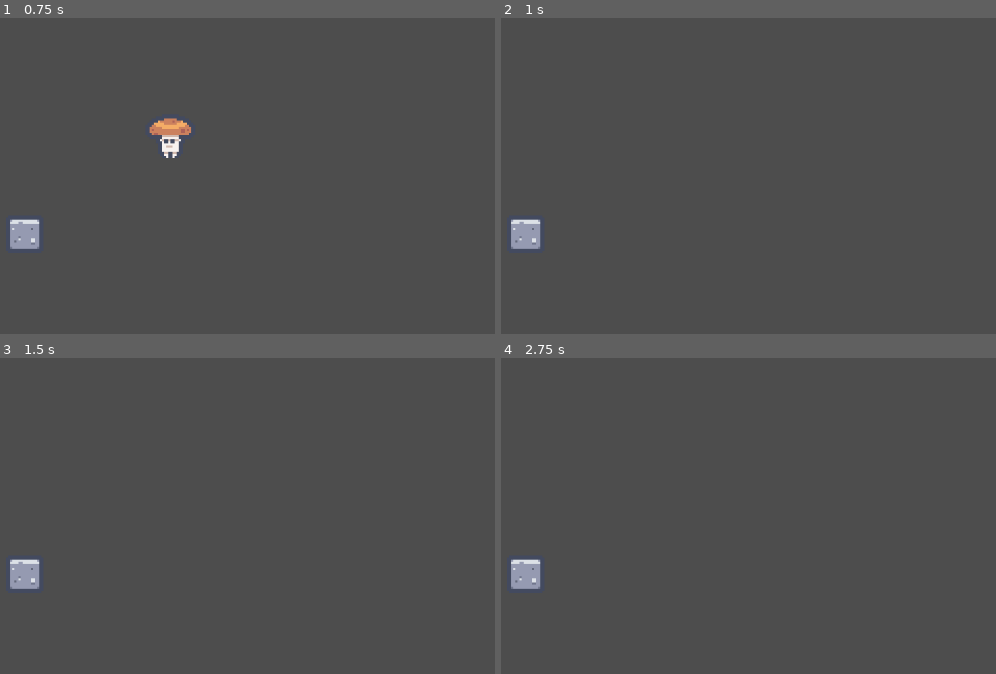
Above: before the commit, frames 1-4 (two rows, left to right).
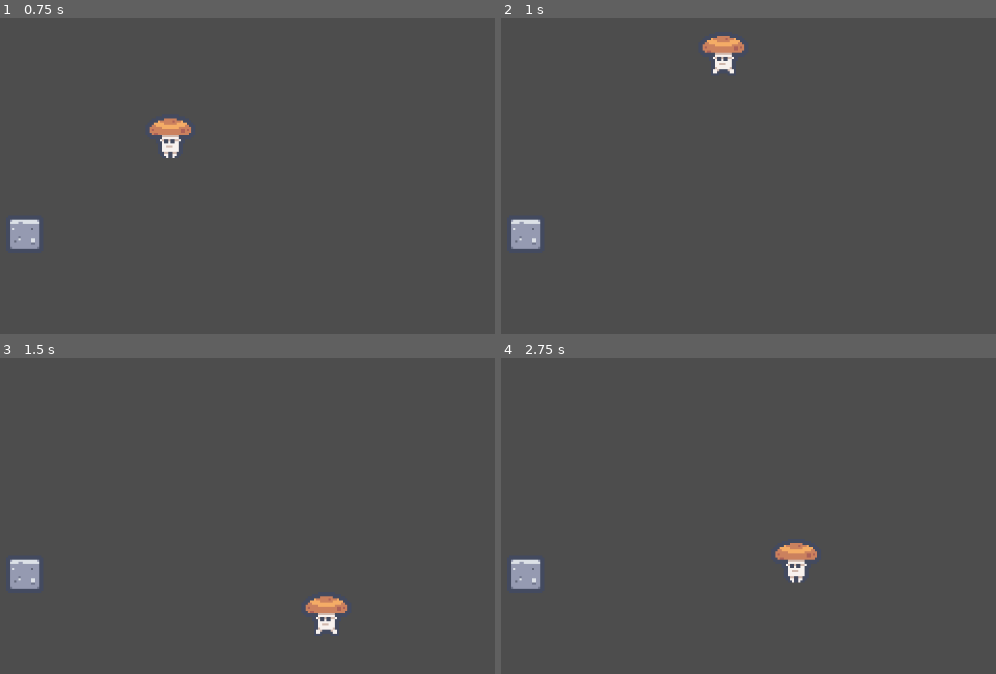
Above: after the commit, the same moments.

Repository: Kerwanc/TrantorIgniation
Game: Godot game, scene res://scenes/game.tscn
Two runs of this game, one before a commit and one after it. Both use one fixed random seed, a clock stepped at 60 frames per second and the inputs below.
Inputs:
- Up to frame 1 (0.75 s): tap Enter (ui_accept) at 0.5, 0.6 s; hold Right (ui_right) from 0.53 s (still down)
- Up to frame 2 (1 s): keep holding Right (ui_right); tap Enter (ui_accept) at 0.77 s
- Up to frame 3 (1.5 s): keep holding Right (ui_right); tap Enter (ui_accept) at 1.07, 1.35 s
- Up to frame 4 (2.75 s): tap Enter (ui_accept) at 1.52, 1.82, 2.1 s; release Right (ui_right) at 2.03 s; hold Left (ui_left) from 2.03 s (still down)

Frame 1 is identical in both runs. In frame 2, 0.6% of the frame differs, in the area x 40-50%, y 5-18%; in frame 3, 0.6%, in the area x 61-71%, y 75-88%; in frame 4, 0.6%.

Commit message:
fix(player double jump): Fixing player double jump

Diff:
--- a/scenes/player.gd
+++ b/scenes/player.gd
@@ -3,16 +3,22 @@
 
 const SPEED = 100.0
 const JUMP_VELOCITY = -400.0
-
+const CURRENT_MAX_JUMP = 2
+var MAX_JUMPS = CURRENT_MAX_JUMP
 
 func _physics_process(delta: float) -> void:
 	# Add the gravity.
 	if not is_on_floor():
 		velocity += get_gravity() * delta
+	# setting the nb of jump to basic
+	if is_on_floor():
+		MAX_JUMPS = CURRENT_MAX_JUMP
 
-	# Handle jump .
-	if Input.is_action_just_pressed("ui_accept") or Input.is_action_just_pressed("ui_up") and is_on_floor():
-		velocity.y = JUMP_VELOCITY
+	# Handle double jump
+	if Input.is_action_just_pressed("ui_accept") or Input.is_action_just_pressed("ui_up"):
+		if MAX_JUMPS > 0:
+			velocity.y = JUMP_VELOCITY
+			MAX_JUMPS -= 1
 
 	# Get the input direction and handle the movement/deceleration.
 	# As good practice, you should replace UI actions with custom gameplay actions.
Binary file added: assets/SpaceExplorerSheet.png
